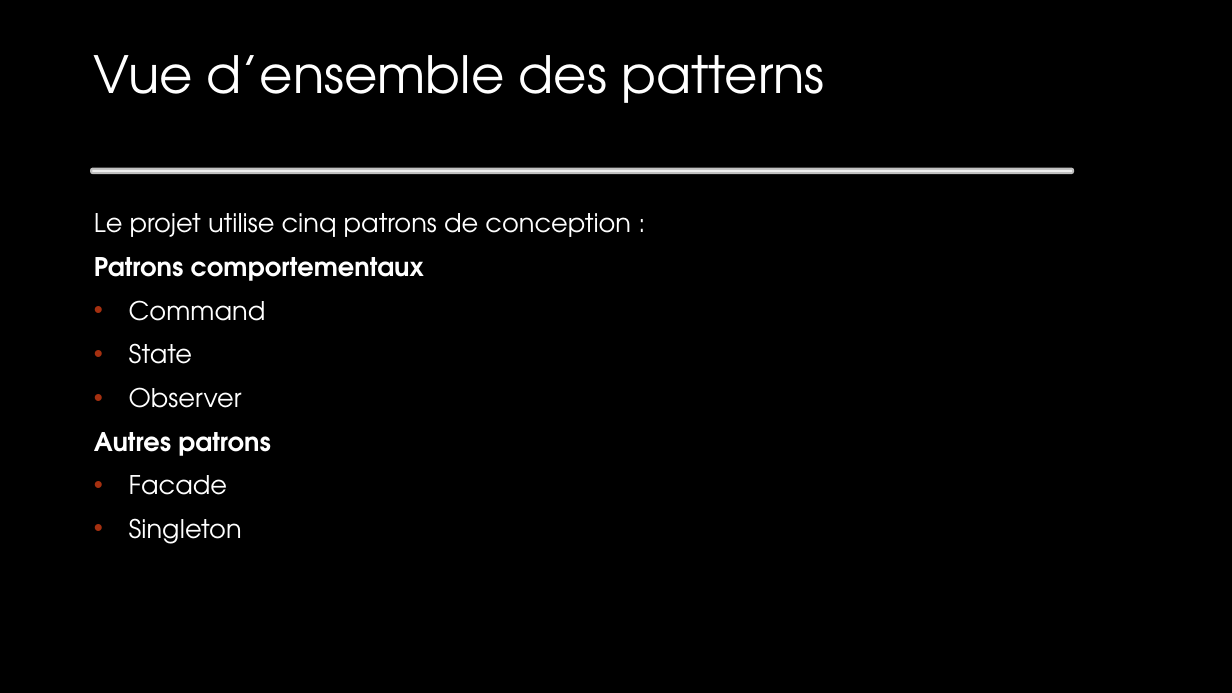
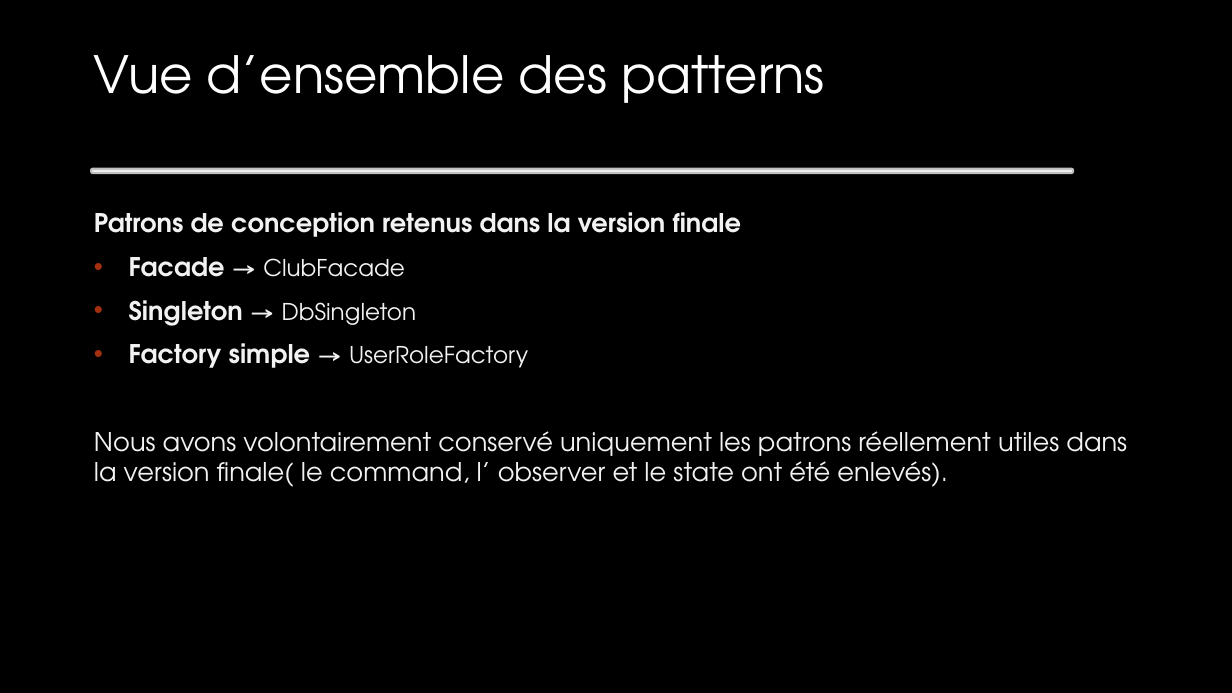
Before and after one commit to ZouaghiHoussem/SoftwareEngineeringDocuments, a slide deck: slide 6 of documentation/ClubManagerPowerPoint.odp (slide 5 before the commit). Drawn at 1232x693 pixels with LibreOffice and Linux fonts; fonts in the diff are those of the drawing; background and template pictures are left out; a plain dark background stands for a picture behind light text. Boxes give left, top, right and bottom in pixels: in the first picture for what was removed or moved away, otherwise in the second. Text is boxed around its words. In the diff, an @@ line names an element or a change of style, - is before the commit and + after.

```diff
--- a/documentation/ClubManagerPowerPoint.odp
+++ b/documentation/ClubManagerPowerPoint.odp
@@ subtitle at (94,212,1127,487): text changed; text colour #FFFFFF to #F2F2F2 @@
-Le projet utilise cinq patrons de conception :
-Patrons comportementaux
-• Command
-• State
-• Observer
-Autres patrons
-• Facade
-• Singleton
+Patrons de conception retenus dans la version finale
+• Facade → ClubFacade
+• Singleton → DbSingleton
+• Factory simple → UserRoleFactory
+Nous avons volontairement conservé uniquement les patrons réellement utiles dans la version finale( le command, l’ observer et le state ont été enlevés).
```
Also in this commit, not shown: 4 other slides changed, 5 slides added, 10 slides removed.
